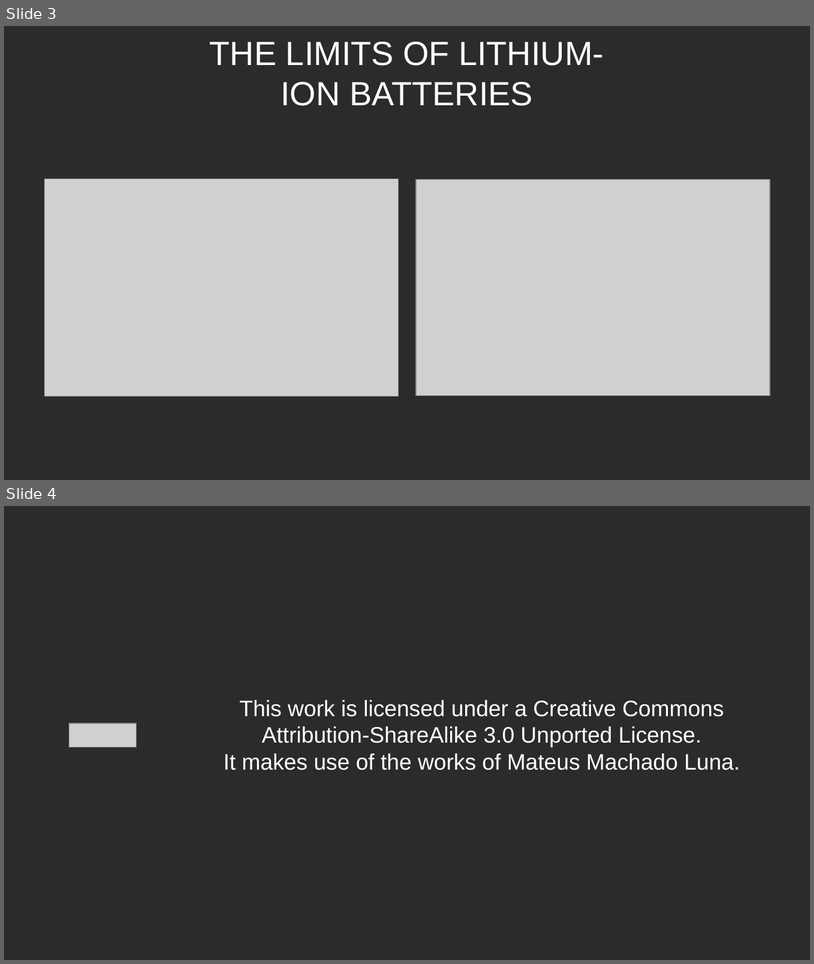
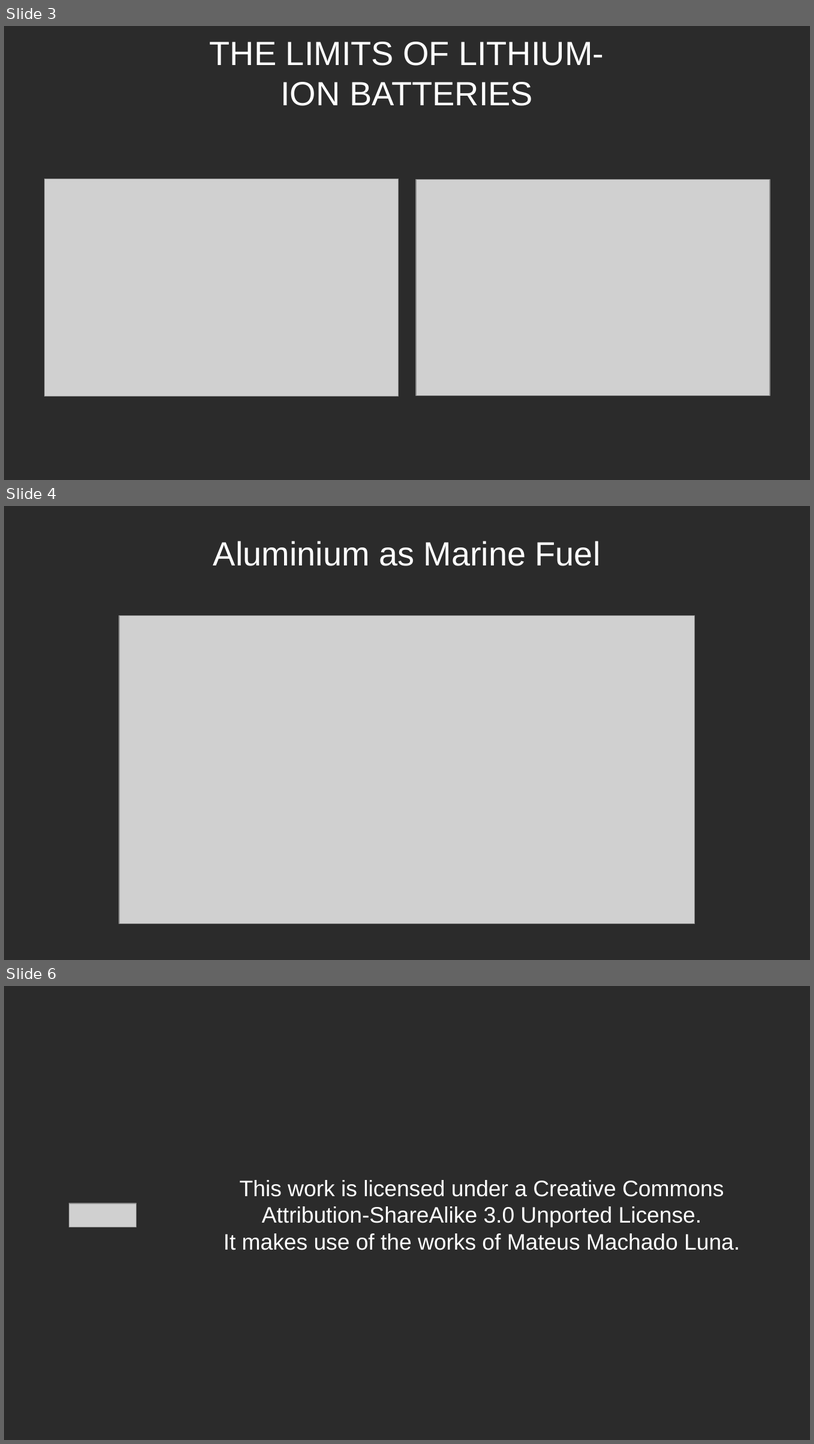
Before and after one commit to mnahm5/Al-water-masters-proposal, a slide deck: Pitch Deck.odp. Shown one above the other, each under a label of ours: slides 3 and 4 before the commit, slides 3, 4 and 6 after it; the slides between them are not shown. The pictures are 814x964 and 814x1444 pixels, drawn with LibreOffice and Linux fonts; fonts in the diff are those of the drawing; grey boxes stand for pictures; background and template pictures are left out; a plain dark background stands for a picture behind light text. Boxes give left, top, right and bottom in pixels: in the first picture for what was removed or moved away, otherwise in the second. Text is boxed around its words. In the diff, an @@ line names an element or a change of style, - is before the commit and + after.

```diff
--- a/Pitch Deck.odp
+++ b/Pitch Deck.odp
@@ slide 4 added at (4, 506, 810, 960), background picture (left out) @@
@@ title added at (213, 541, 601, 566), 33 pt, text #FFFFFF @@
+Aluminium as Marine Fuel
@@ picture added at (120, 616, 696, 924) @@
@@ what was slide 4 is now slide 6 @@
```
Also in this commit, not shown: 1 other slide added, 1 other file.
